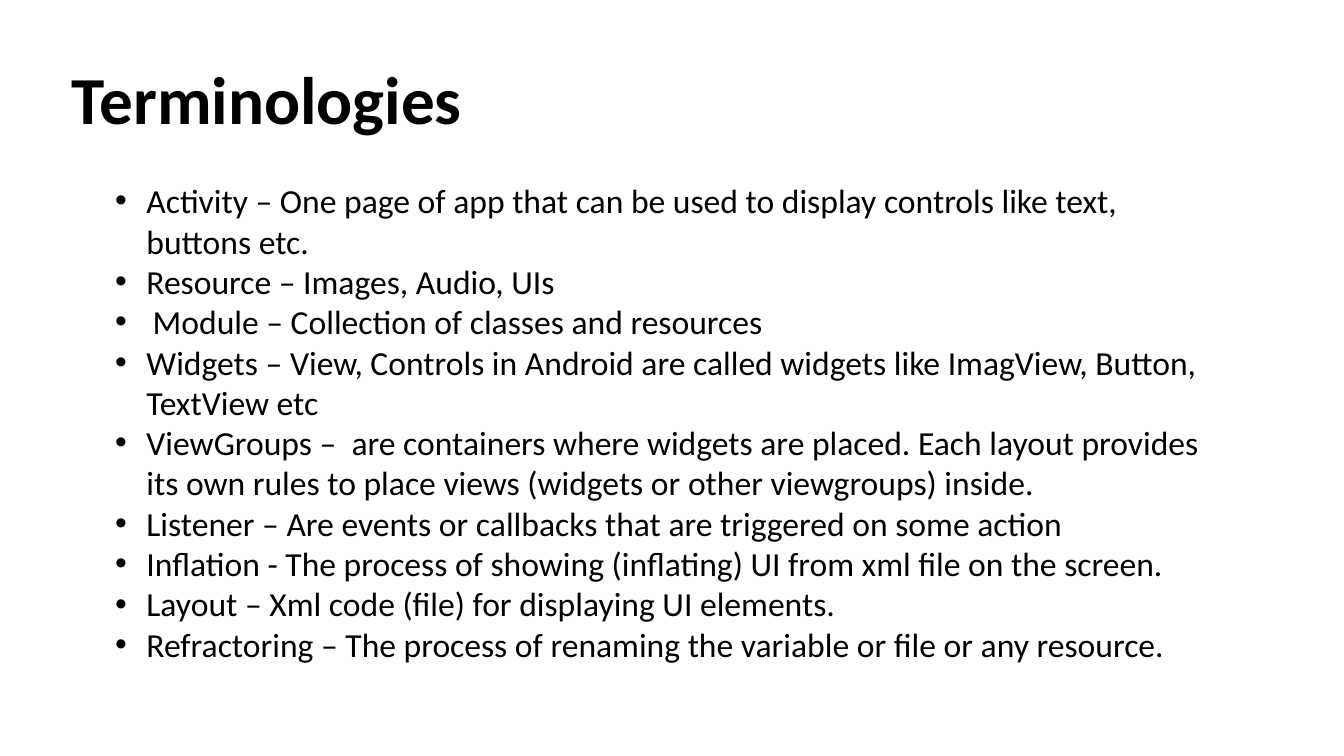
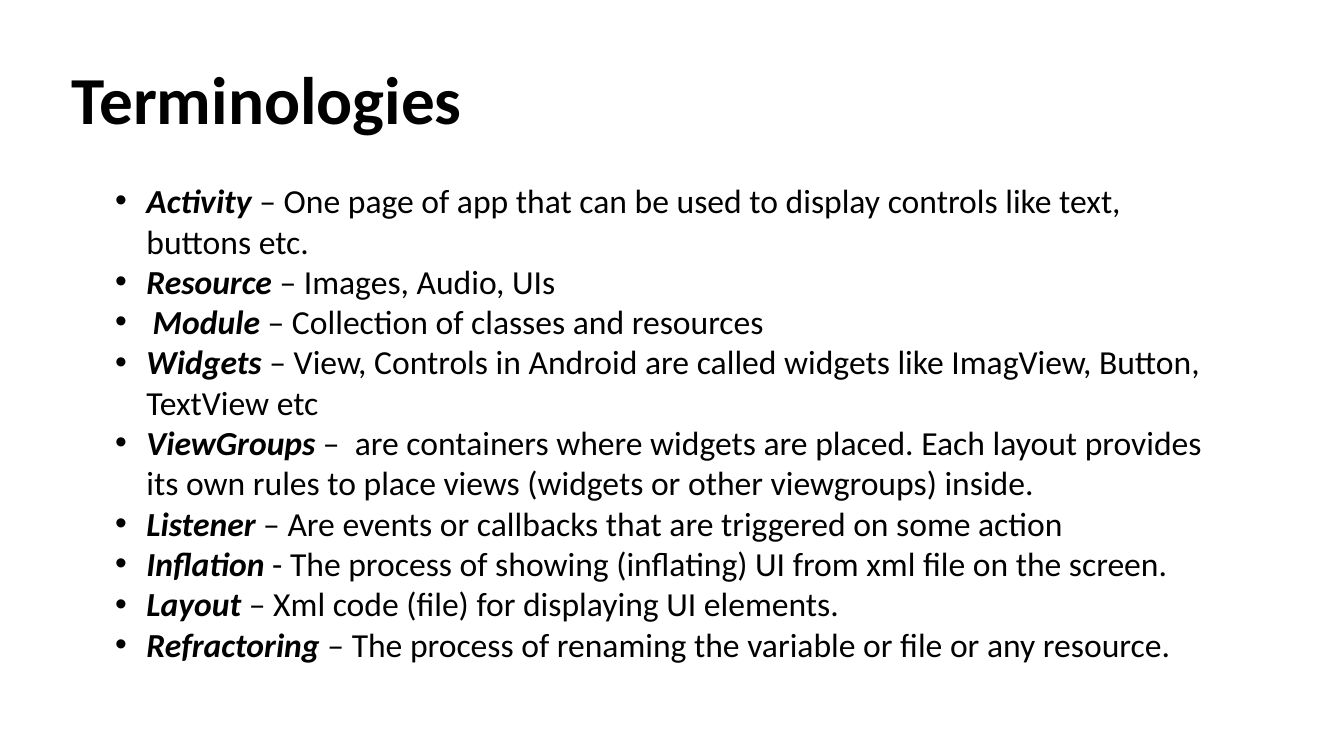
Before and after one commit to talhahasanzia/Android-Workshop, a slide deck: slide 8 of Presentation.pptx (slide 9 before the commit). Drawn at 1344x756 pixels with LibreOffice and Linux fonts; fonts in the diff are those of the drawing. Boxes give left, top, right and bottom in pixels: in the first picture for what was removed or moved away, otherwise in the second. Text is boxed around its words. In the diff, an @@ line names an element or a change of style, - is before the commit and + after.

```diff
--- a/Presentation.pptx
+++ b/Presentation.pptx
@@ text "Activity – One page of ..." at (146, 189, 1202, 663): bold on, italic on in "Activity", "Resource", "Module", "Widgets" and 5 more places @@
```
Also in this commit, not shown: 6 other slides changed, 1 slide removed, 1 other file.
